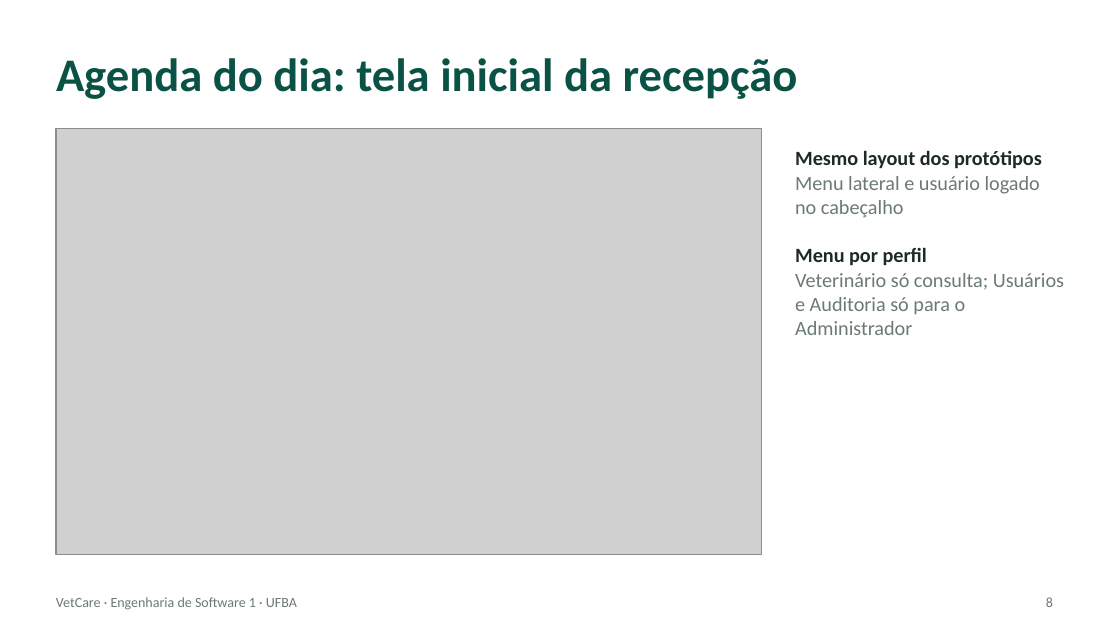
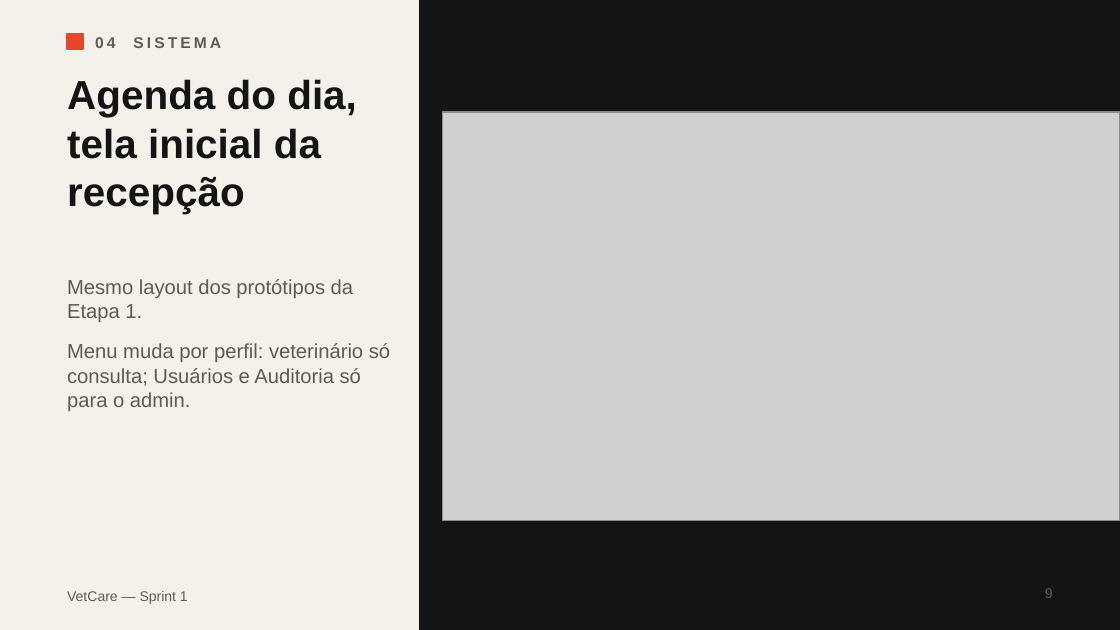
Before and after one commit to GuilhermePSBG/vetcare, a slide deck: slide 9 of docs/VetCare_Trabalho2_Sprint1.pptx (slide 8 before the commit). Drawn at 1120x630 pixels with LibreOffice and Linux fonts; fonts in the diff are those of the drawing; grey boxes stand for pictures. Boxes give left, top, right and bottom in pixels: in the first picture for what was removed or moved away, otherwise in the second. Text is boxed around its words. In the diff, an @@ line names an element or a change of style, - is before the commit and + after.

Commit message:
Novas cores do sistema

```diff
--- a/docs/VetCare_Trabalho2_Sprint1.pptx
+++ b/docs/VetCare_Trabalho2_Sprint1.pptx
@@ background #FFFFFF to #F4F1EA @@
@@ rectangle added at box(420, 0, 1120, 629), fill #141414, outline #141414 1 pt @@
@@ rectangle added at box(67, 34, 83, 49), fill #E4472B, outline #E4472B 1 pt @@
@@ text added at box(95, 37, 221, 48), 10 pt, text #5E5B55, bold @@
+04 SISTEMA
@@ text at box(67, 79, 357, 214): text changed; size 30 to 26 pt; font Calibri to Arial; text colour #0B5246 to #141414 @@
-Agenda do dia: tela inicial da recepção
+Agenda do dia, tela inicial da recepção
@@ text "Agenda do dia, tela inicial ..." at box(67, 79, 357, 214): vertical alignment middle to top @@
@@ picture added at box(442, 112, 1120, 521) @@
@@ picture removed at box(56, 129, 762, 554) @@
@@ text at box(67, 279, 390, 411): text changed; font Calibri to Arial; text colour #6B7A76 to #5E5B55 @@
-Mesmo layout dos protótipos
-Menu lateral e usuário logado no cabeçalho
-Menu por perfil
-Veterinário só consulta; Usuários e Auditoria só para o Administrador
+Mesmo layout dos protótipos da Etapa 1.
+Menu muda por perfil: veterinário só consulta; Usuários e Auditoria só para o admin.
@@ text at box(67, 591, 188, 604): text changed; font Calibri to Arial; text colour #6B7A76 to #5E5B55 @@
-VetCare · Engenharia de Software 1 · UFBA
+VetCare — Sprint 1
@@ page number added at box(1045, 588, 1053, 598), 9 pt, text #5E5B55 @@
+9
@@ page number removed at box(1046, 597, 1053, 607) @@
-8
```
Also in this commit, not shown: 10 other slides changed, 2 slides added, 1 slide removed, 1 other file.
